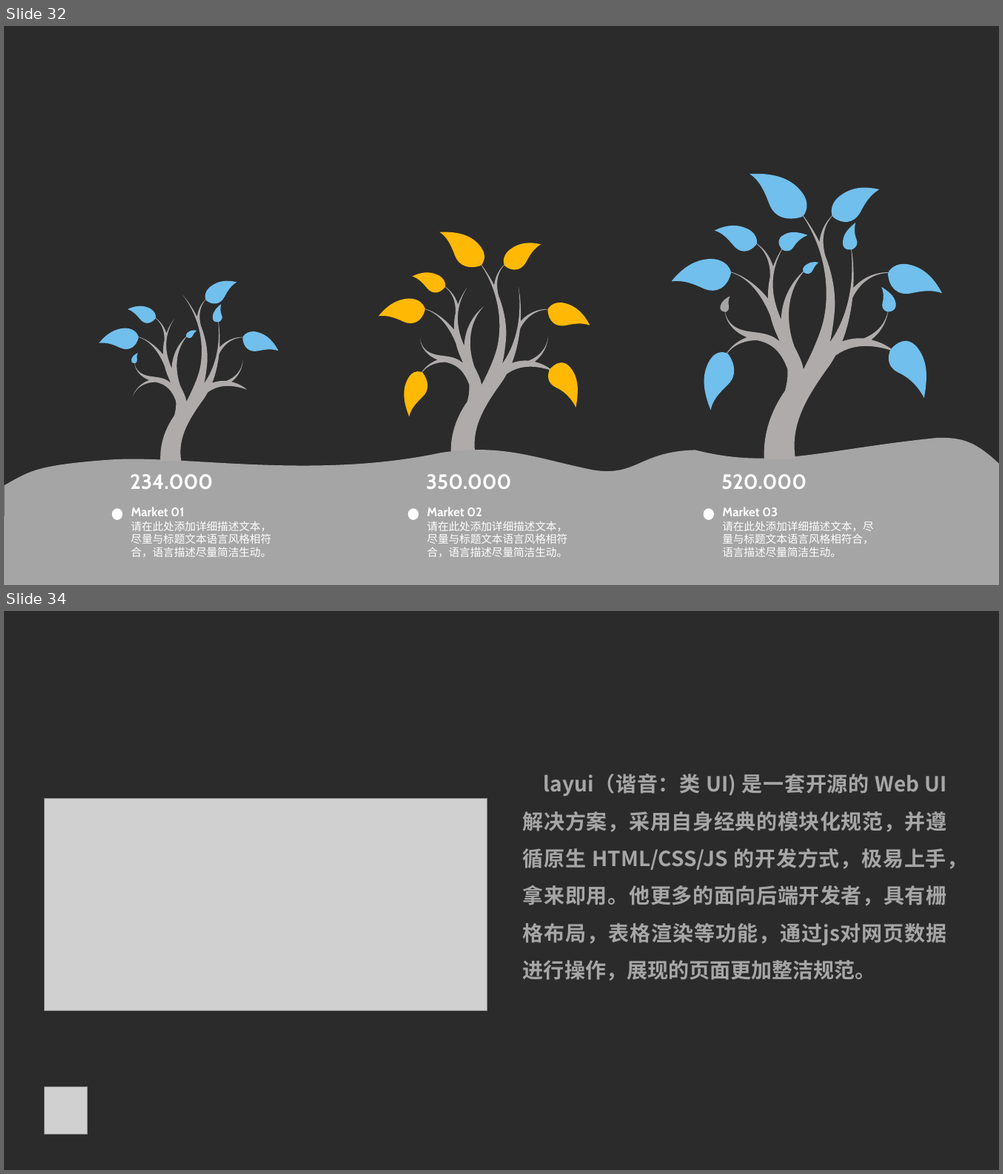
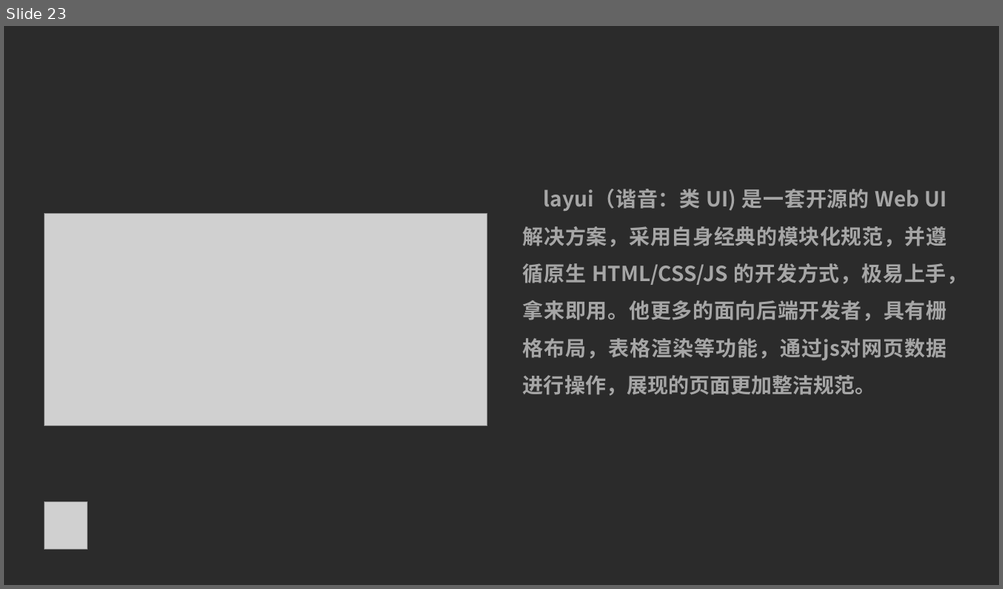
Before and after one commit to HolyShiftt/teach, a slide deck: document/中期答辩.pptx. Shown one above the other, each under a label of ours: slides 32 and 34 before the commit, slide 23 after it; the slides between them are not shown. The pictures are 1003x1174 and 1003x589 pixels, drawn with LibreOffice and Linux fonts; fonts in the diff are those of the drawing; grey boxes stand for pictures; background and template pictures are left out; a plain dark background stands for a picture behind light text. Boxes give left, top, right and bottom in pixels: in the first picture for what was removed or moved away, otherwise in the second. Text is boxed around its words. In the diff, an @@ line names an element or a change of style, - is before the commit and + after.

```diff
--- a/document/中期答辩.pptx
+++ b/document/中期答辩.pptx
@@ slide 32 removed at bbox=[4, 26, 999, 585], background picture (left out) @@
@@ group removed at bbox=[99, 281, 279, 462]: 8 freeform shapes @@
@@ group removed at bbox=[671, 173, 942, 460]: 13 freeform shapes @@
@@ group removed at bbox=[378, 232, 590, 456]: 8 freeform shapes @@
@@ freeform shape removed at bbox=[4, 438, 999, 585] @@
@@ group removed at bbox=[112, 474, 271, 557]: 3 texts, 1 ellipse @@
-234.000
-请在此处添加详细描述文本，尽量与标题文本语言风格相符合，语言描述尽量简洁生动。
-Market 01
@@ group removed at bbox=[407, 474, 567, 557]: 3 texts, 1 ellipse @@
-350.000
-请在此处添加详细描述文本，尽量与标题文本语言风格相符合，语言描述尽量简洁生动。
-Market 02
@@ group removed at bbox=[703, 474, 873, 557]: 3 texts, 1 ellipse @@
-520.000
-请在此处添加详细描述文本，尽量与标题文本语言风格相符合，语言描述尽量简洁生动。
-Market 03
@@ what was slide 34 is now slide 23 @@
```
Also in this commit, not shown: 7 slides changed, 6 slides added, 16 other slides removed, 3 other files.
